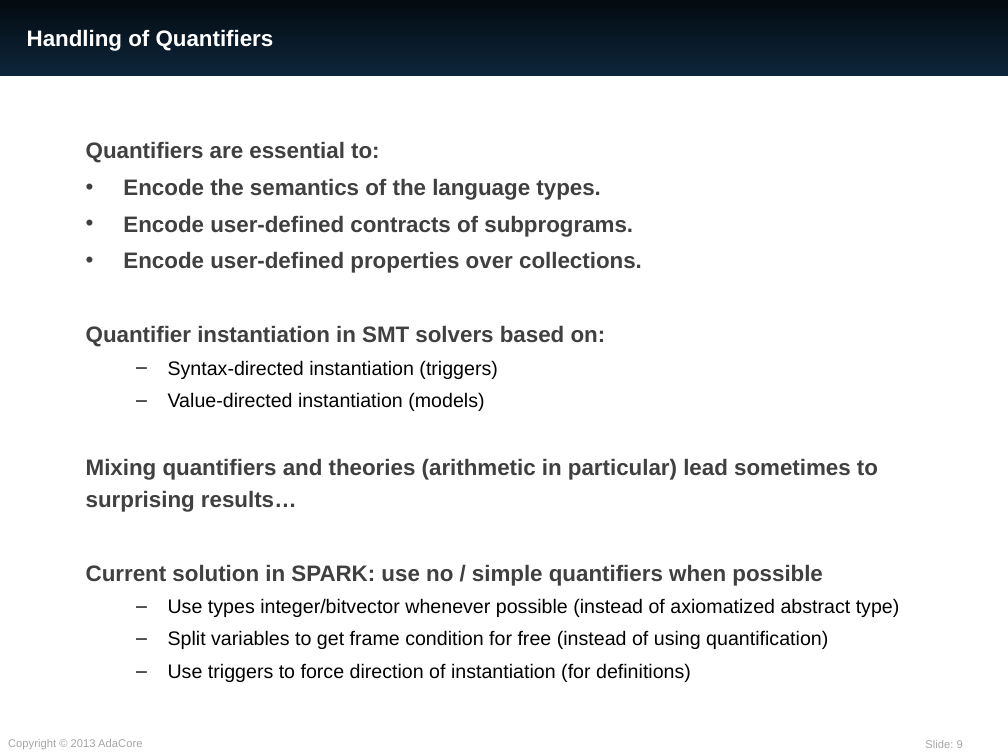
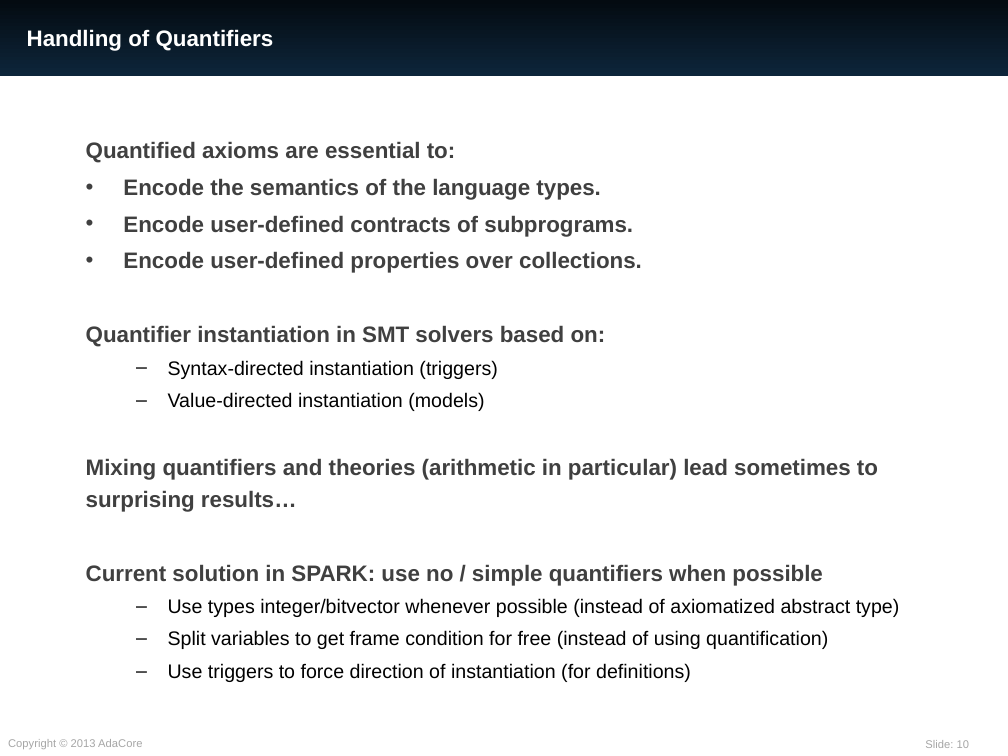
Before and after one commit to AdaCore/spark2014, a slide deck: slide 10 of slides/CP_meets_Verif_2016/SPARK.pptx (slide 9 before the commit). Drawn at 1008x756 pixels with LibreOffice and Linux fonts; fonts in the diff are those of the drawing. Boxes give left, top, right and bottom in pixels: in the first picture for what was removed or moved away, otherwise in the second. Text is boxed around its words. In the diff, an @@ line names an element or a change of style, - is before the commit and + after.

```diff
--- a/slides/CP_meets_Verif_2016/SPARK.pptx
+++ b/slides/CP_meets_Verif_2016/SPARK.pptx
@@ text at bbox=[86, 141, 455, 163]: text changed @@
-Quantifiers are essential to:
+Quantified axioms are essential to:
@@ page number at bbox=[925, 740, 969, 748]: text changed @@
-Slide: 9
+Slide: 10
```
Also in this commit, not shown: 3 other slides changed, 1 slide added.
